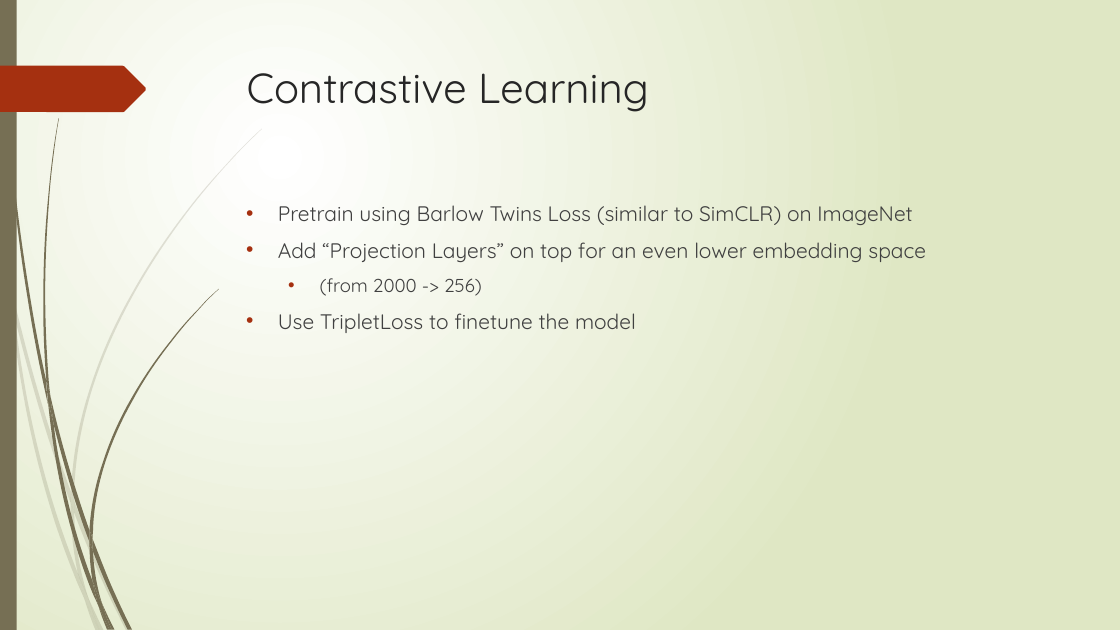
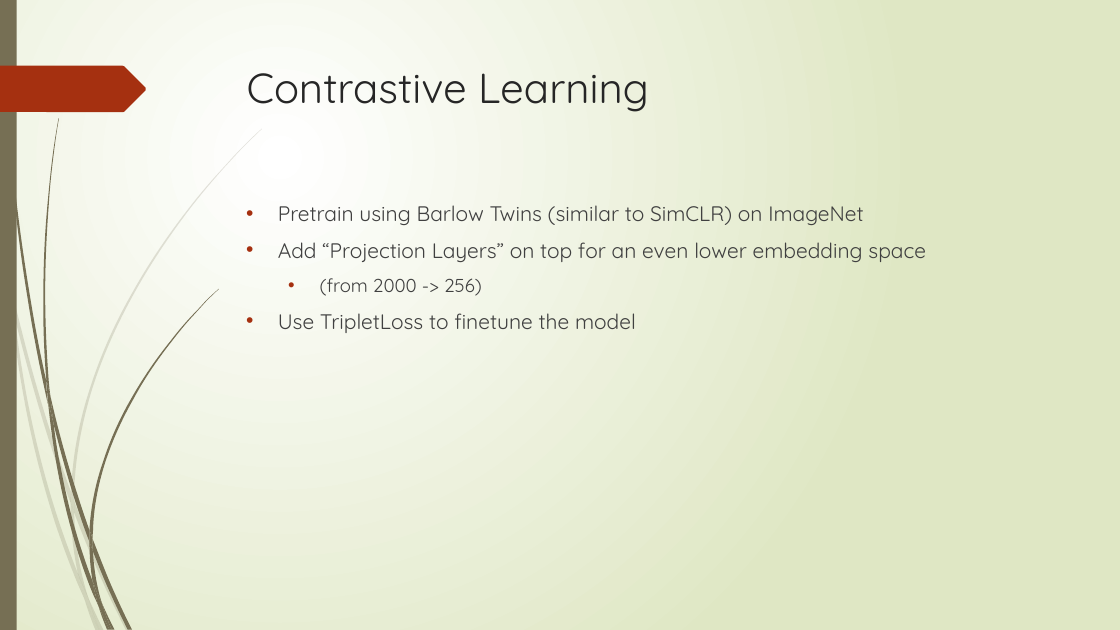
Before and after one commit to victor-mlai/ImageSimilarity, a slide deck: slide 6 of Media/Final.pptx (slide 5 before the commit). Drawn at 1120x630 pixels with LibreOffice and Linux fonts; fonts in the diff are those of the drawing. Boxes give left, top, right and bottom in pixels: in the first picture for what was removed or moved away, otherwise in the second. Text is boxed around its words. In the diff, an @@ line names an element or a change of style, - is before the commit and + after.

```diff
--- a/Media/Final.pptx
+++ b/Media/Final.pptx
@@ text at (278, 205, 863, 225): text changed @@
-• Pretrain using Barlow Twins Loss (similar to SimCLR) on ImageNet
+• Pretrain using Barlow Twins (similar to SimCLR) on ImageNet
```
Also in this commit, not shown: 3 other slides changed, 1 slide added, 1 other file.
